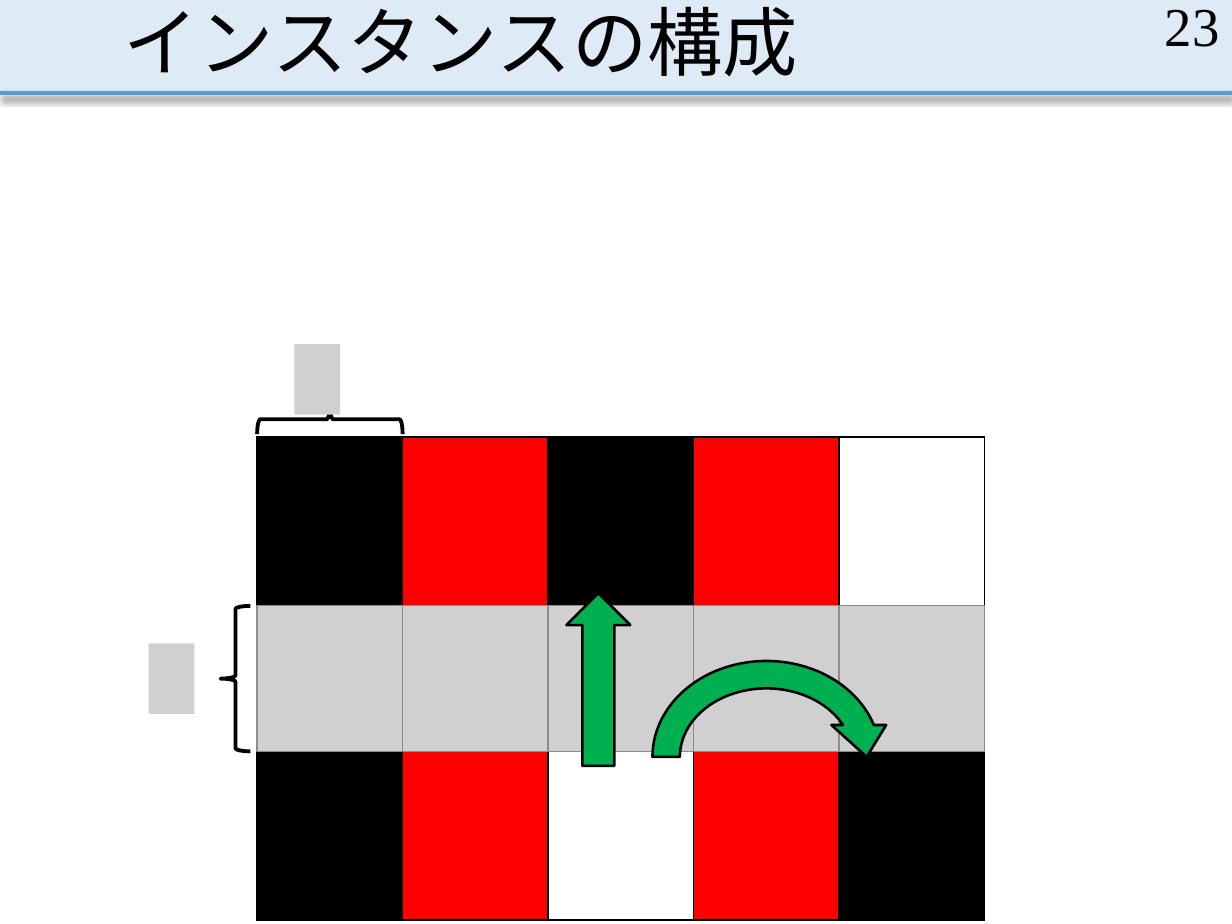
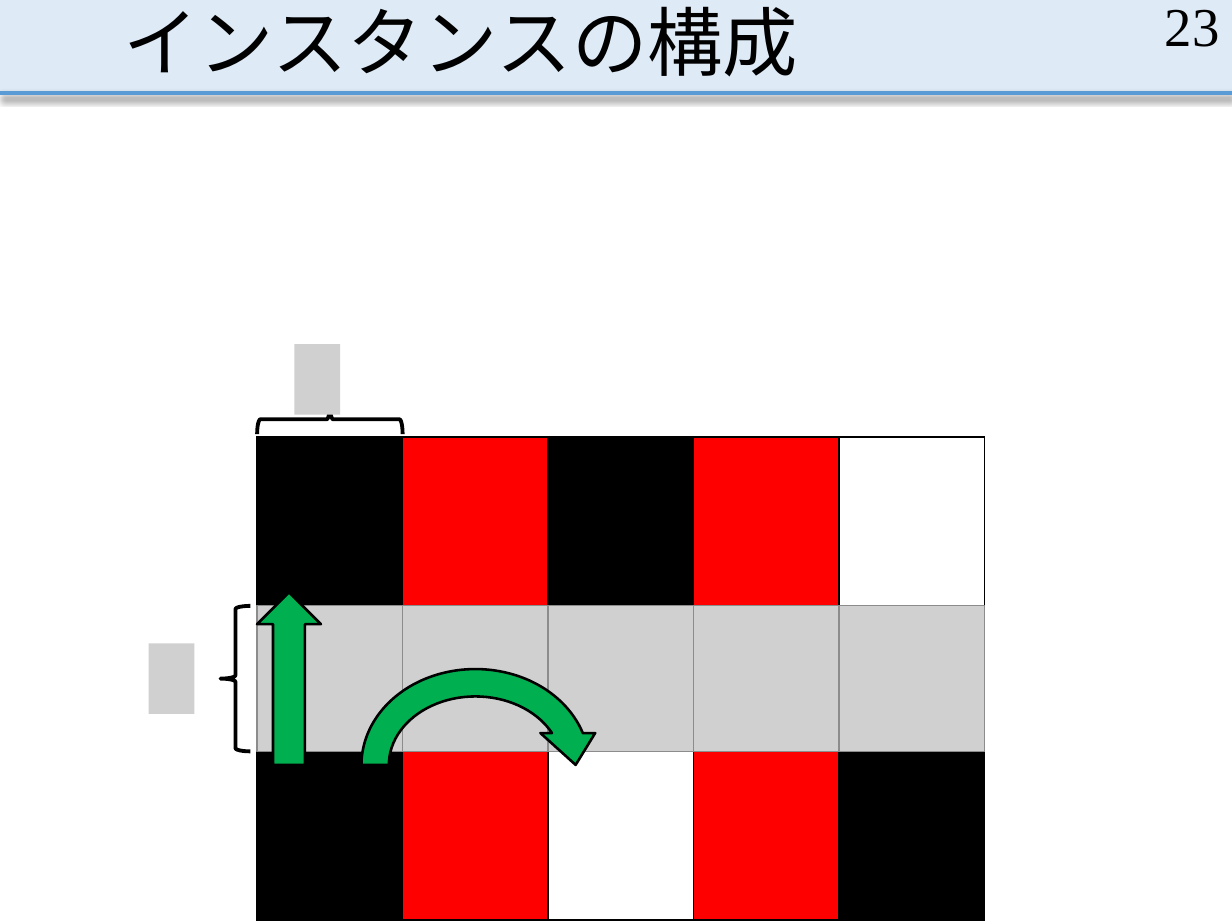
Before and after one commit to MasayaOda/SR, a slide deck: slide 23 of 190513oda.pptx. Drawn at 1232x924 pixels with LibreOffice and Linux fonts; fonts in the diff are those of the drawing; grey boxes stand for pictures. Boxes give left, top, right and bottom in pixels: in the first picture for what was removed or moved away, otherwise in the second. Text is boxed around its words. In the diff, an @@ line names an element or a change of style, - is before the commit and + after.

```diff
--- a/190513oda.pptx
+++ b/190513oda.pptx
@@ up arrow: place and size @@
-up arrow at (567,593,631,765)
+up arrow at (257,593,322,765)
@@ circular arrow: place and size @@
-circular arrow at (638,647,893,866)
+circular arrow at (347,655,602,875)
```
Also in this commit, not shown: 1 other slide changed.
